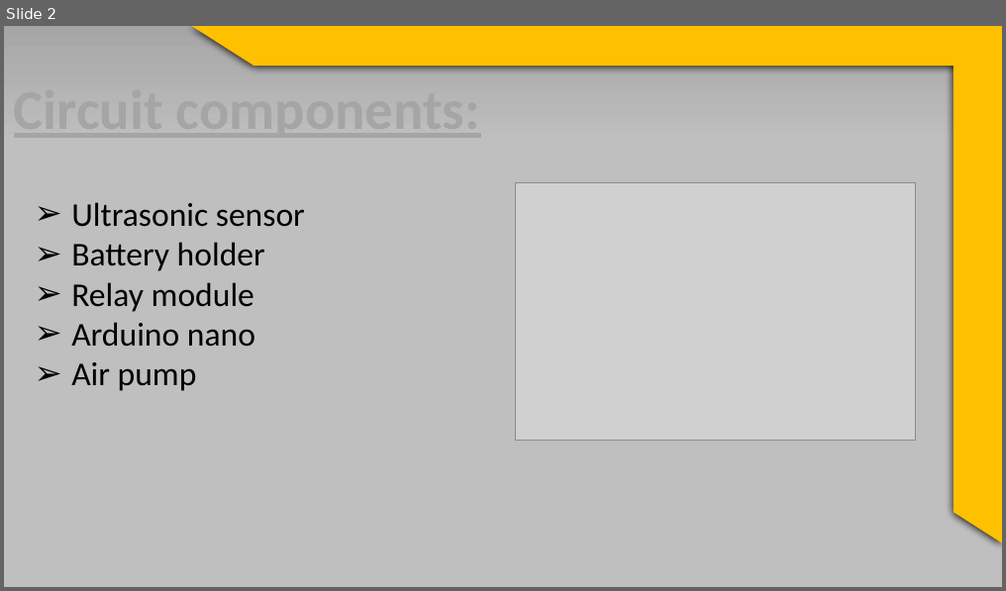
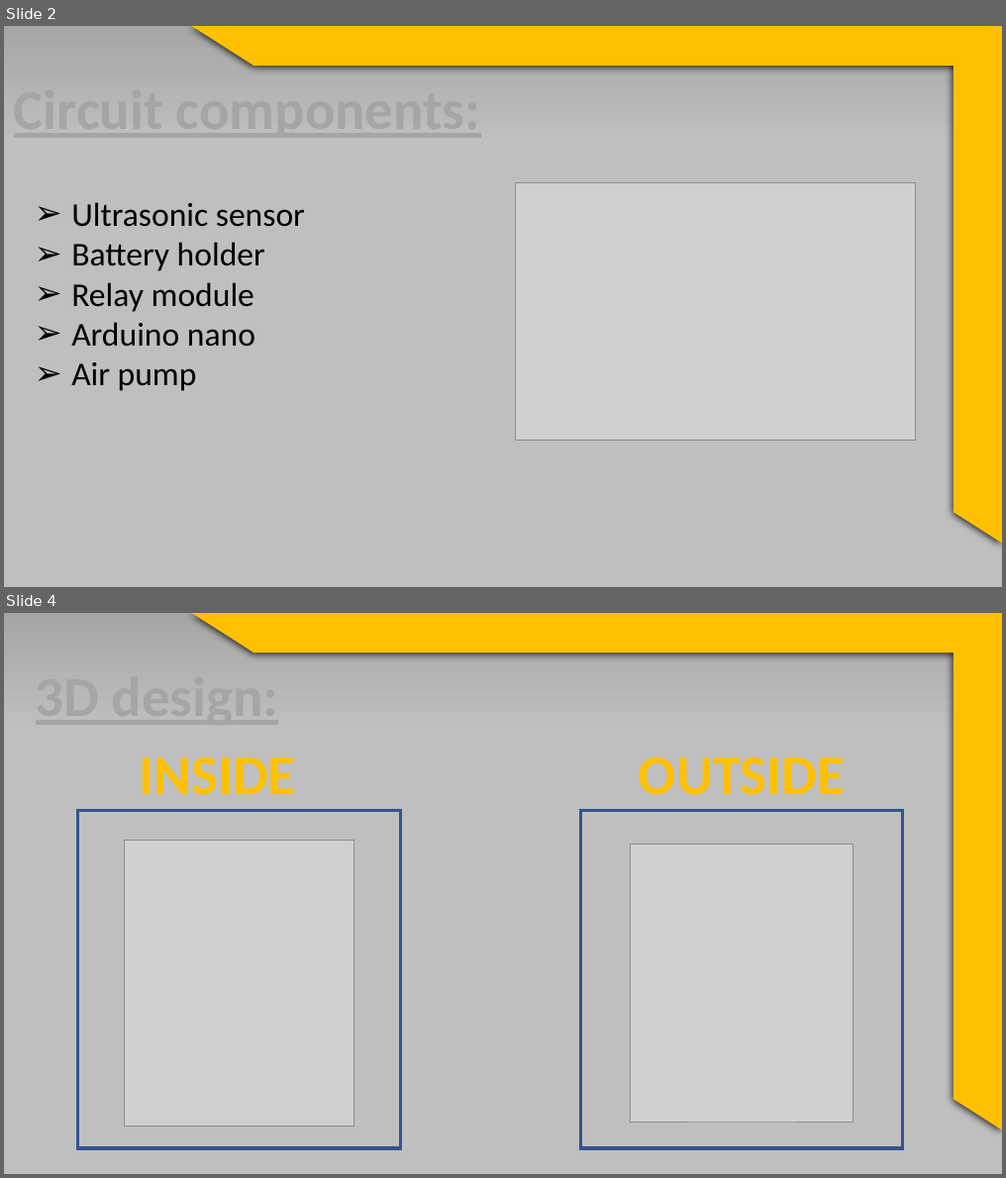
Before and after one commit to Gauss-club/Coffee-fountain-project, a slide deck: Presentation.pptx. Shown one above the other, each under a label of ours: slide 2 before the commit, slides 2 and 4 after it; the slides between them are not shown. The pictures are 1006x591 and 1006x1178 pixels, drawn with LibreOffice and Linux fonts; fonts in the diff are those of the drawing; grey boxes stand for pictures. Boxes give left, top, right and bottom in pixels: in the first picture for what was removed or moved away, otherwise in the second. Text is boxed around its words. In the diff, an @@ line names an element or a change of style, - is before the commit and + after.

```diff
--- a/Presentation.pptx
+++ b/Presentation.pptx
@@ slide 4 added at bbox=[4, 613, 1002, 1174], background gradient #A6A6A6 to #BFBFBF @@
@@ half frame added at bbox=[191, 613, 1002, 1131], fill #FFC000 @@
@@ text added at bbox=[140, 758, 296, 795], 54 pt, text #FFC000, bold @@
+INSIDE
@@ text added at bbox=[639, 758, 845, 795], 54 pt, text #FFC000, bold @@
+OUTSIDE
@@ rectangle added at bbox=[78, 811, 401, 1149], outline #325491 3 pt @@
@@ rectangle added at bbox=[580, 811, 903, 1149], outline #325491 3 pt @@
@@ picture added at bbox=[125, 840, 353, 1126] @@
@@ picture added at bbox=[631, 844, 853, 1122] @@
```
Also in this commit, not shown: 1 slide changed, 1 other slide added, 2 slides removed, 4 other files.
